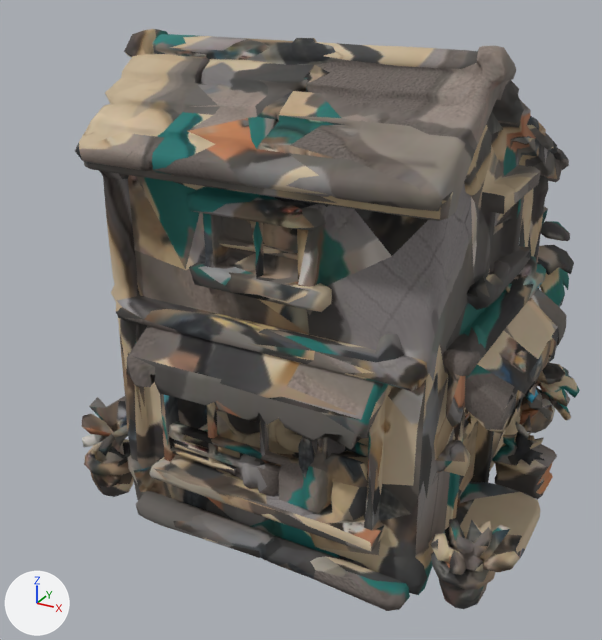
An edit to the glTF model assets/models/petshop.glb, drawn before and after from the same camera.
Both versions are drawn from a 50 mm camera at (0.729, -1.562, 0.632) aimed at (-0.078, -0.094, -0.102). Arrows for +X, +Y and +Z are at lower left; the lights stay in place. The first picture is the older version. Vertices at exactly the same position are counted once.

The first picture shows 'tripo_node_4843bbda-db61-4e1c-bfd6-ba8ae9e85fa2'.
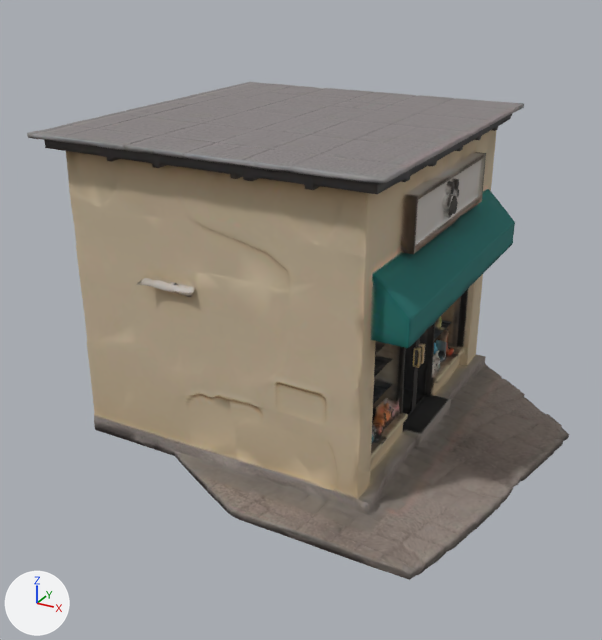
Pixel boxes (x1, y1, x2, y2) of what changed, in the pictures (602 x 640 px):
'tripo_node_4843bbda-db61-4e1c-bfd6-ba8ae9e85fa2', reshaped (7% wider, 14% shorter): before (75, 29, 580, 611); after (27, 82, 569, 580)
part 1 of me_tripo_mesh_4843bbda_db61_4e1c_bfd6_ba8ae9e85fa2, rebuilt (7% wider, 14% shorter): before (75, 29, 580, 611); after (27, 82, 569, 580)
part 2 of me_tripo_mesh_4843bbda_db61_4e1c_bfd6_ba8ae9e85fa2, deleted: before (82, 284, 557, 609)

What the commit changed:
me_tripo_mesh_4843bbda_db61_4e1c_bfd6_ba8ae9e85fa2 is used by ob_tripo_node_4843bbda_db61_4e1c_bfd6_ba8ae9e85fa2; location (0.0, 0.0, 0.0).
me_tripo_mesh_4843bbda_db61_4e1c_bfd6_ba8ae9e85fa2 had 5895 vertices, 11966 faces and spanned x -0.495..0.497, y -0.462..0.464, z -0.5..0.5.
me_tripo_mesh_4843bbda_db61_4e1c_bfd6_ba8ae9e85fa2 now has 20534 vertices, 39998 faces and spans x -0.479..0.485, y -0.499..0.5, z -0.338..0.325.
me_tripo_mesh_4843bbda_db61_4e1c_bfd6_ba8ae9e85fa2 part 1: the loose piece of 5370 vertices spanning x -0.486..0.465, y -0.462..0.464, z -0.5..0.5 is rebuilt with 19929 vertices and now spans x -0.479..0.485, y -0.499..0.5, z -0.338..0.325.
me_tripo_mesh_4843bbda_db61_4e1c_bfd6_ba8ae9e85fa2 part 2: 12 loose pieces with 525 vertices, spanning x -0.495..0.497, y -0.425..0.458, z -0.498..0.022, are deleted.
Other edits to the shape of me_tripo_mesh_4843bbda_db61_4e1c_bfd6_ba8ae9e85fa2 do not show in these pictures.
